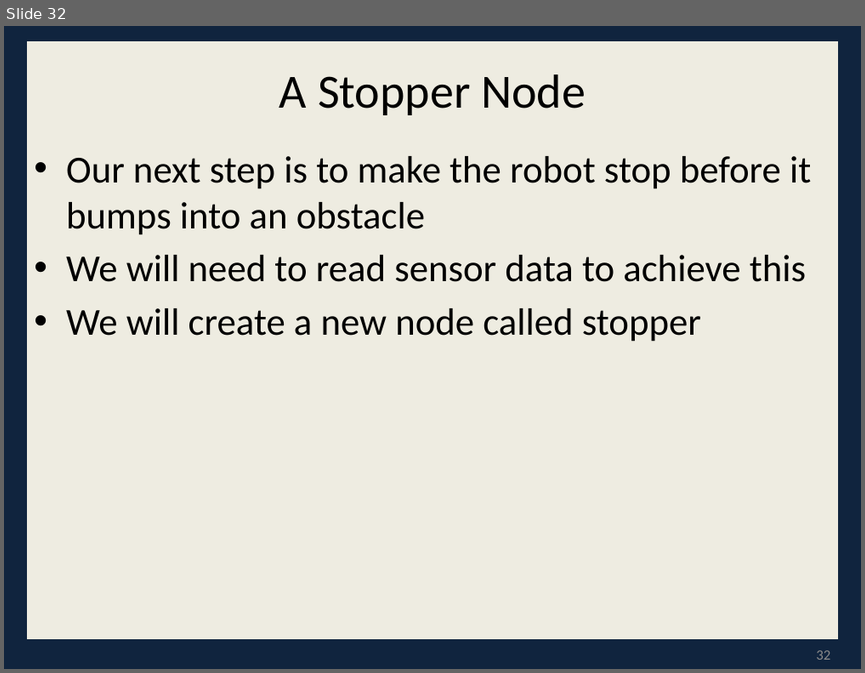
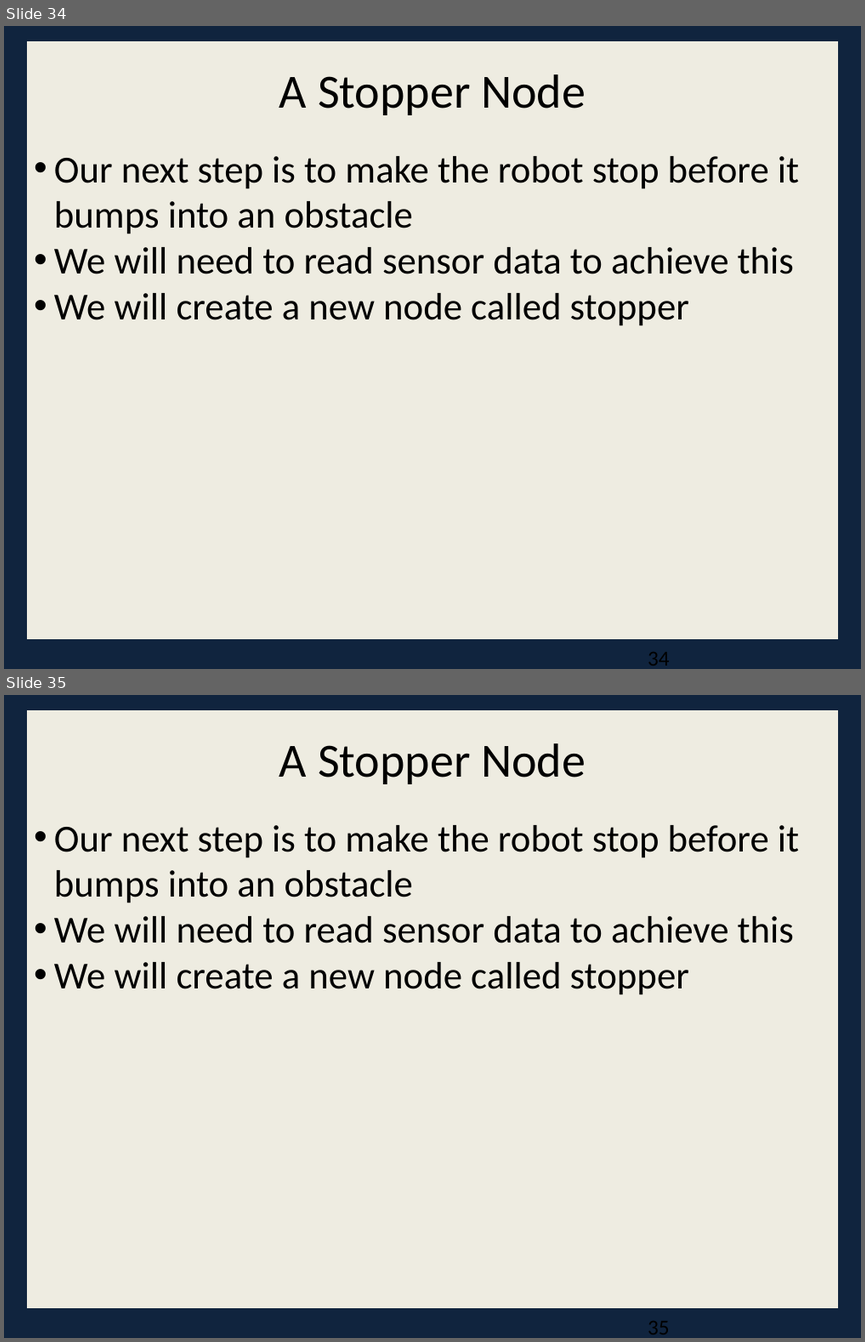
Before and after one commit to faustino-lukolo/Cpts483-Intro-To-Robotics, a slide deck: Resources/Lessons/ROSLesson3.pptx. Shown one above the other, each under a label of ours: slide 32 before the commit, slides 34 and 35 after it. The pictures are 865x673 and 865x1342 pixels, drawn with LibreOffice and Linux fonts; fonts in the diff are those of the drawing. Boxes give left, top, right and bottom in pixels: in the first picture for what was removed or moved away, otherwise in the second. Text is boxed around its words. In the diff, an @@ line names an element or a change of style, - is before the commit and + after.

```diff
--- a/Resources/Lessons/ROSLesson3.pptx
+++ b/Resources/Lessons/ROSLesson3.pptx
@@ slide 35 added at (4,695,861,1338), background #10243E; not listed: 1 template element that a slide beside it also shows @@
@@ text added at (279,743,585,784), 40 pt, text #000000 @@
+A Stopper Node
@@ text added at (54,825,799,995), 32 pt, text #000000 @@
+• Our next step is to make the robot stop before it bumps into an obstacle
+• We will need to read sensor data to achieve this
+• We will create a new node called stopper
@@ what was slide 32 is now slide 34 @@
@@ slide 34 changed as well @@
@@ background #0F243E to #10243E @@
@@ rectangle at (25,40,840,641): outline #0F243E 2 pt to #10243E 2.01 pt @@
@@ text "Our next step is to ..." at (54,156,799,326): indent changed; less space between paragraphs @@
@@ page number removed at (816,650,830,659) @@
-32
```
Also in this commit, not shown: 43 other slides changed, 2 other slides added, 11 other files.
